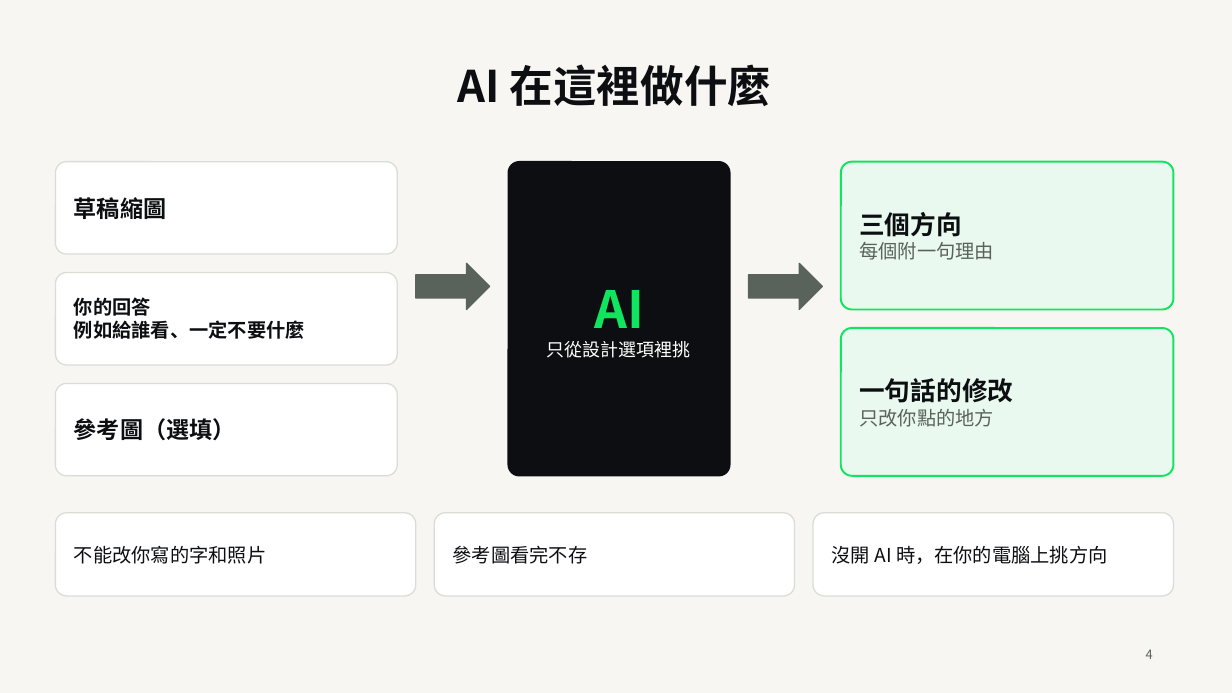
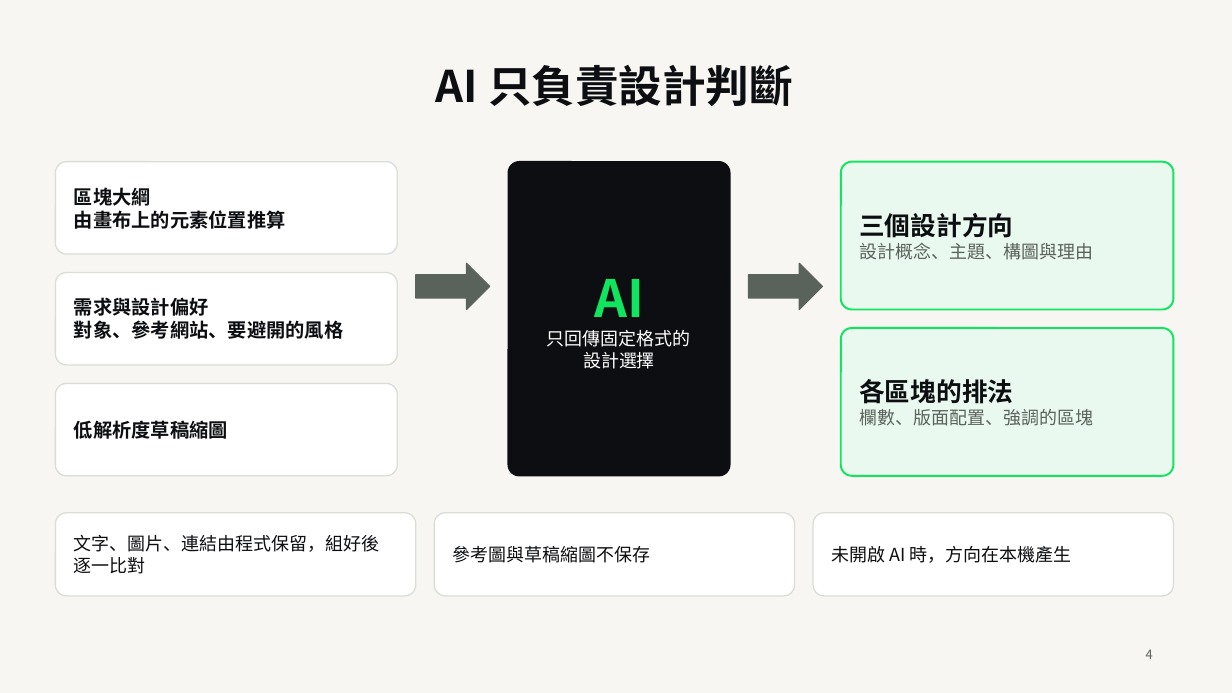
Before and after one commit to ChewyChloe/Sketch2Site, a slide deck: slide 4 of docs/demo-day/Sketch2Site-DemoDay-v1.pptx. Drawn at 1232x693 pixels with LibreOffice and Linux fonts; fonts in the diff are those of the drawing. Boxes give left, top, right and bottom in pixels: in the first picture for what was removed or moved away, otherwise in the second. Text is boxed around its words. In the diff, an @@ line names an element or a change of style, - is before the commit and + after.

```diff
--- a/docs/demo-day/Sketch2Site-DemoDay-v1.pptx
+++ b/docs/demo-day/Sketch2Site-DemoDay-v1.pptx
@@ title at bbox=[436, 65, 793, 106]: text changed @@
-AI 在這裡做什麼
+AI 只負責設計判斷
@@ text at bbox=[74, 187, 286, 229]: text changed; size 18 to 15 pt @@
-草稿縮圖
+區塊大綱
+由畫布上的元素位置推算
@@ text at bbox=[859, 213, 1093, 260]: text changed; size 15 to 14 pt @@
-三個方向
-每個附一句理由
+三個設計方向
+設計概念、主題、構圖與理由
@@ text at bbox=[74, 297, 343, 339]: text changed @@
-你的回答
-例如給誰看、一定不要什麼
+需求與設計偏好
+對象、參考網站、要避開的風格
@@ text at bbox=[547, 330, 691, 369]: text changed @@
-只從設計選項裡挑
+只回傳固定格式的
+設計選擇
@@ text at bbox=[859, 379, 1093, 426]: text changed; size 15 to 14 pt @@
-一句話的修改
-只改你點的地方
+各區塊的排法
+欄數、版面配置、強調的區塊
@@ text at bbox=[74, 420, 228, 439]: text changed; size 18 to 15 pt @@
-參考圖（選填）
+低解析度草稿縮圖
@@ text at bbox=[74, 535, 380, 574]: text changed; size 15 to 14 pt @@
-不能改你寫的字和照片
+文字、圖片、連結由程式保留，組好後逐一比對
@@ text at bbox=[453, 546, 651, 563]: text changed; size 15 to 14 pt @@
-參考圖看完不存
+參考圖與草稿縮圖不保存
@@ text at bbox=[832, 546, 1072, 563]: text changed; size 15 to 14 pt @@
-沒開 AI 時，在你的電腦上挑方向
+未開啟 AI 時，方向在本機產生
```
Also in this commit, not shown: 3 other slides changed, 2 slides added, 2 slides removed, 8 other files.
